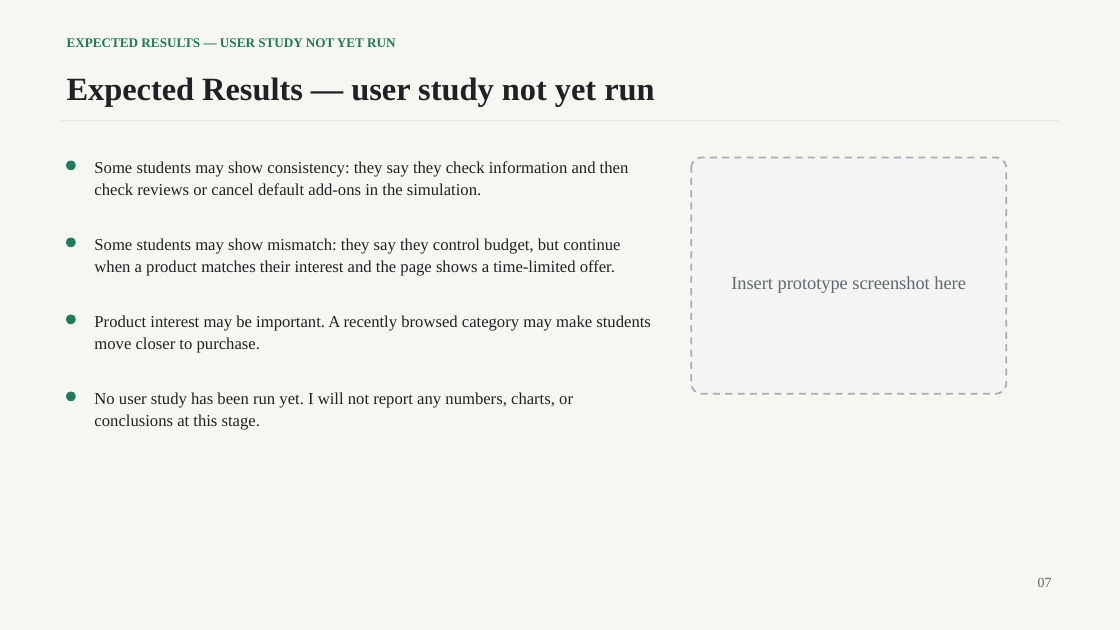
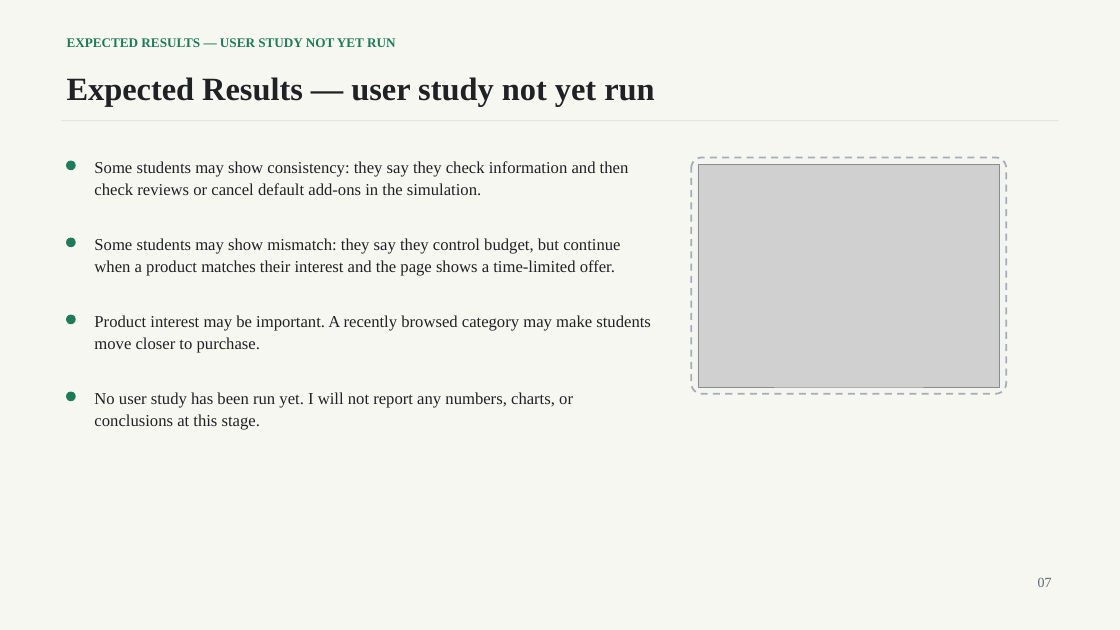
Before and after one commit to ZHANGzy22/high-school-consumer-self-perception, a slide deck: slide 7 of midterm.pptx. Drawn at 1120x630 pixels with LibreOffice and Linux fonts; fonts in the diff are those of the drawing; grey boxes stand for pictures. Boxes give left, top, right and bottom in pixels: in the first picture for what was removed or moved away, otherwise in the second. Text is boxed around its words. In the diff, an @@ line names an element or a change of style, - is before the commit and + after.

```diff
--- a/midterm.pptx
+++ b/midterm.pptx
@@ picture added at [698, 165, 1000, 387] @@
@@ text removed at [731, 276, 966, 293] @@
-Insert prototype screenshot here
```
Also in this commit, not shown: 3 other files.
